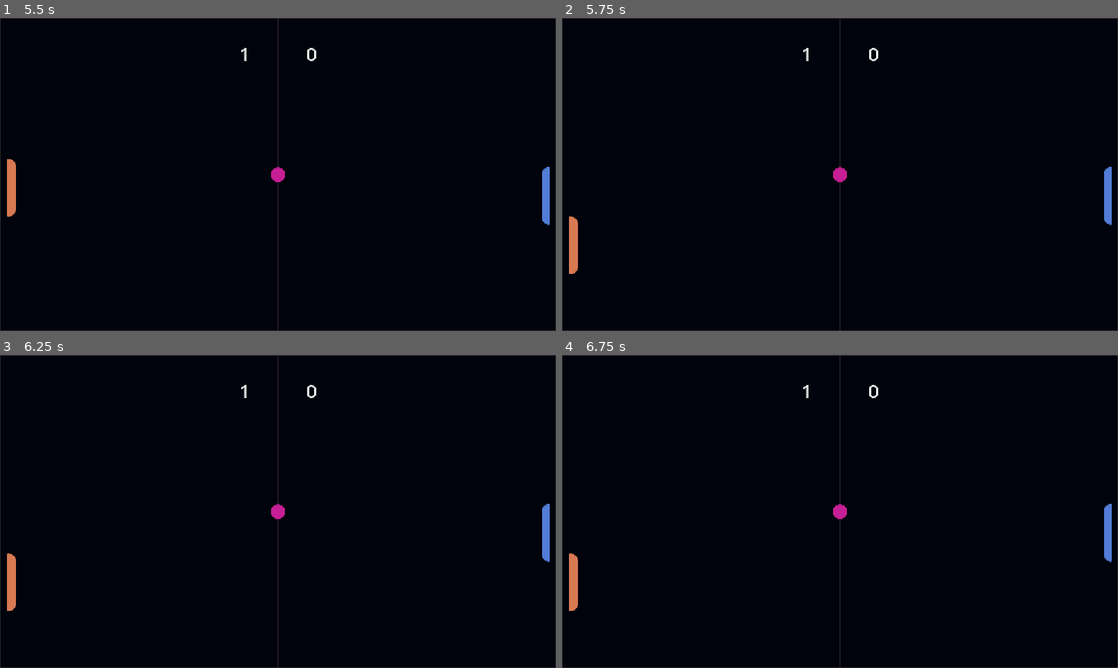
Above: before the commit, frames 1-4 (two rows, left to right).
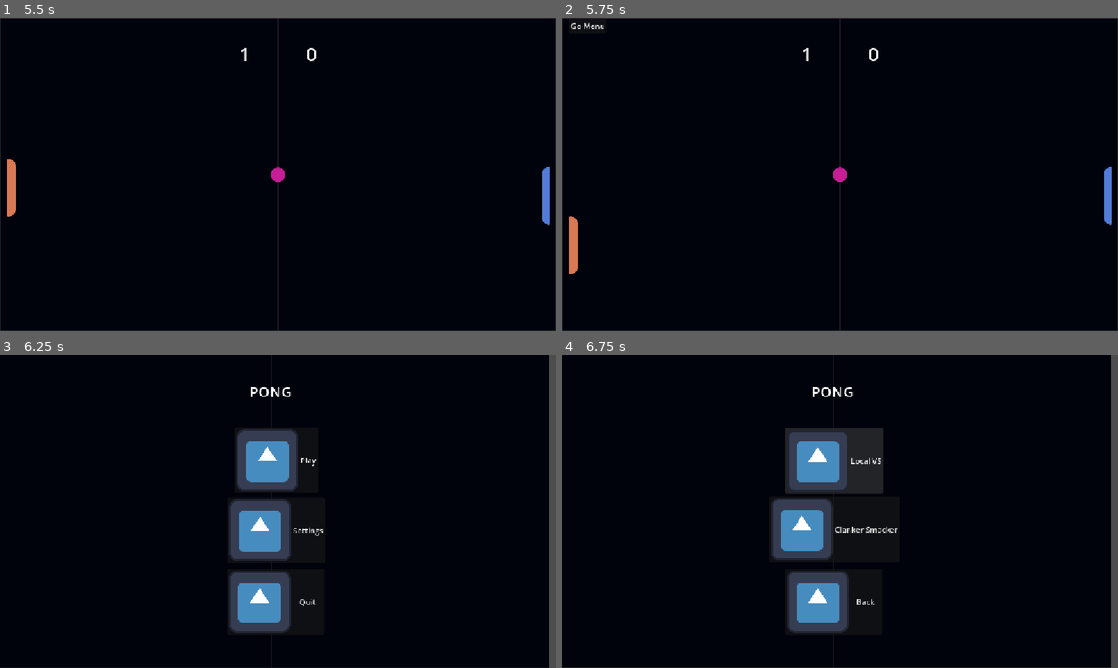
Above: after the commit, the same moments.

Repository: handup/pingalexpongavel
Game: Godot game, scene res://game_mode_manager.tscn
Two runs of this game, one before a commit and one after it. Both use one fixed random seed, a clock stepped at 60 frames per second and the inputs below. The engine's default icon, where the game draws it, is replaced by a stand-in: a white triangle on a blue panel in a dark square.
Inputs (mouse positions are in pixels of both pictures, inside the frame that each line leads up to):
- Up to frame 1 (5.5 s): click "Local VS" at 0.5 s; click "Local VS" at 1.25 s; tap Enter at 2 s; move the mouse to (400, 158) at 2.02 s; hold W (player1_up) 2.03-2.78 s; tap Down (player2_down) at 2.1, 3.6, 5.1 s; move the mouse to (166, 190) at 2.77 s; hold S (player1_down) 2.78-3.53 s; tap Up (player2_up) at 2.85, 4.35 s; move the mouse to (333, 105) at 3.52 s; hold W (player1_up) 3.53-5.03 s; move the mouse to (250, 237) at 4.27 s; move the mouse to (444, 221) at 5.02 s; hold S (player1_down) from 5.03 s (still down)
- Up to frame 2 (5.75 s): keep holding S (player1_down); right-click (1006, 221) at 5.65 s
- Up to frame 3 (6.25 s): release S (player1_down) at 5.75 s; click (27, 364) at 5.75 s, where only the run after the commit has a clickable "Go Menu"
- Up to frame 4 (6.75 s): click (834, 461) at 6.5 s, where only the run after the commit has a clickable "Local VS"

Frame 1 is identical in both runs. In frame 2, less than 0.1% of the frame differs, in the area x 1-8%, y 1-4%; in frame 3, 9.1%; in frame 4, 11%, in the area x 0-100%, y 0-100%.

Commit message:
PONG XP GAINED

Diff:
--- a/project.godot
+++ b/project.godot
@@ -57,6 +57,11 @@
 , Object(InputEventKey,"resource_local_to_scene":false,"resource_name":"","device":-1,"window_id":0,"alt_pressed":false …(186 unchanged characters)…
 ]
 }
+Unpause={
+"deadzone": 0.2,
+"events": [Object(InputEventKey,"resource_local_to_scene":false,"resource_name":"","device":-1,"window_id":0,"alt_pressed":false,"shift_pressed":false,"ctrl_pressed":false,"meta_pressed":false,"pressed":false,"keycode":0,"physical_keycode":4194305,"key_label":0,"unicode":0,"location":0,"echo":false,"script":null)
+]
+}
 
 [physics]
 
--- a/scenes/arbitru'.gd
+++ b/scenes/arbitru'.gd
@@ -5,6 +5,7 @@
 @onready var player_2: CharacterBody2D = $"../Pausable/Player2"
 const GAME_MODE_MANAGER = preload("uid://b2xl2okgcg5yb")
 @onready var pausable: Node2D = $"../Pausable"
+@onready var go_menu: Button = $"../GoMenu"
 
 var Player_score = 0
 var Enemy_score = 0
@@ -26,8 +27,13 @@
 # Called every frame. 'delta' is the elapsed time since the previous frame.
 func _process(delta: float) -> void:
 	if Input.is_action_just_pressed("Escape"):
-		print(pausable.get_tree().paused)
-		if pausable.get_tree().paused:
-			pausable.get_tree().paused = false
-		if !pausable.get_tree().paused:
-			pausable.get_tree().paused = true
+		get_tree().paused = !get_tree().paused
+		if get_tree().paused:
+			go_menu.show()
+		else:
+			go_menu.hide()
+
+
+func _on_go_menu_pressed() -> void:
+	get_tree().paused = false
+	get_tree().change_scene_to_file("res://scenes/menu/menu.tscn")
--- a/scenes/game.tscn
+++ b/scenes/game.tscn
@@ -7,6 +7,7 @@
 [ext_resource type="PackedScene" uid="uid://t3dg106v41h" path="res://scenes/player2.tscn" id="5_iywne"]
 [ext_resource type="Texture2D" uid="uid://b6w5ep2ef3h4k" path="res://assets/Board.png" id="6_p57ef"]
 [ext_resource type="AudioStream" uid="uid://b7xw07g4rp3o8" path="res://blood_moon.ogg" id="7_u5sy4"]
+[ext_resource type="Script" uid="uid://ctd3jseqeqcwk" path="res://scenes/go_menu.gd" id="8_gee14"]
 
 [node name="Game" type="Node2D" unique_id=1186145034]
 
@@ -30,10 +31,7 @@
 volume_db = -11.127
 autoplay = true
 
-[node name="Popup" type="Popup" parent="." unique_id=1355542661]
-
 [node name="Pausable" type="Node2D" parent="." unique_id=965620485]
-process_mode = 1
 
 [node name="Player" parent="Pausable" unique_id=1085302709 instance=ExtResource("1_uwrxv")]
 z_index = 3
@@ -47,3 +45,13 @@
 position = Vector2(1116, 323.5)
 
 [node name="Arena" parent="Pausable" unique_id=1076363587 instance=ExtResource("2_lnu2h")]
+
+[node name="GoMenu" type="Button" parent="." unique_id=594090532]
+process_mode = 2
+visible = false
+offset_right = 8.0
+offset_bottom = 8.0
+text = "Go Menu"
+script = ExtResource("8_gee14")
+
+[connection signal="pressed" from="GoMenu" to="Arbitru\'" method="_on_go_menu_pressed"]
--- /dev/null
+++ b/scenes/go_menu.gd
@@ -0,0 +1,11 @@
+extends Button
+
+
+# Called when the node enters the scene tree for the first time.
+func _ready() -> void:
+	pass # Replace with function body.
+
+
+# Called every frame. 'delta' is the elapsed time since the previous frame.
+func _process(delta: float) -> void:
+	pass
Not shown, added: scenes/go_menu.gd.uid
